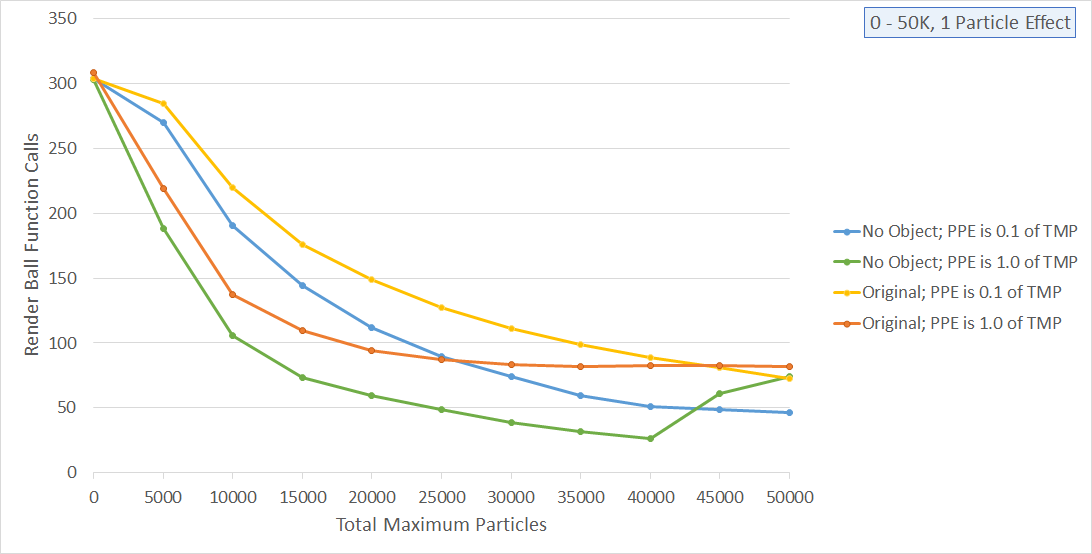
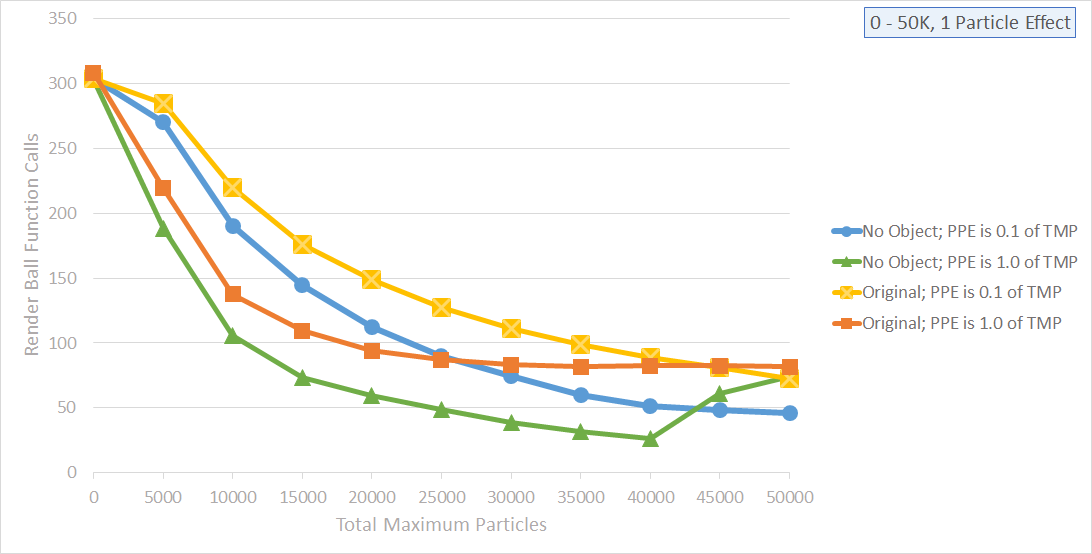
Layer changes from the first (1092, 554) image to the second:
added layer "Layer 2" above "Layer 1" over (23, 12, 1078, 531)
